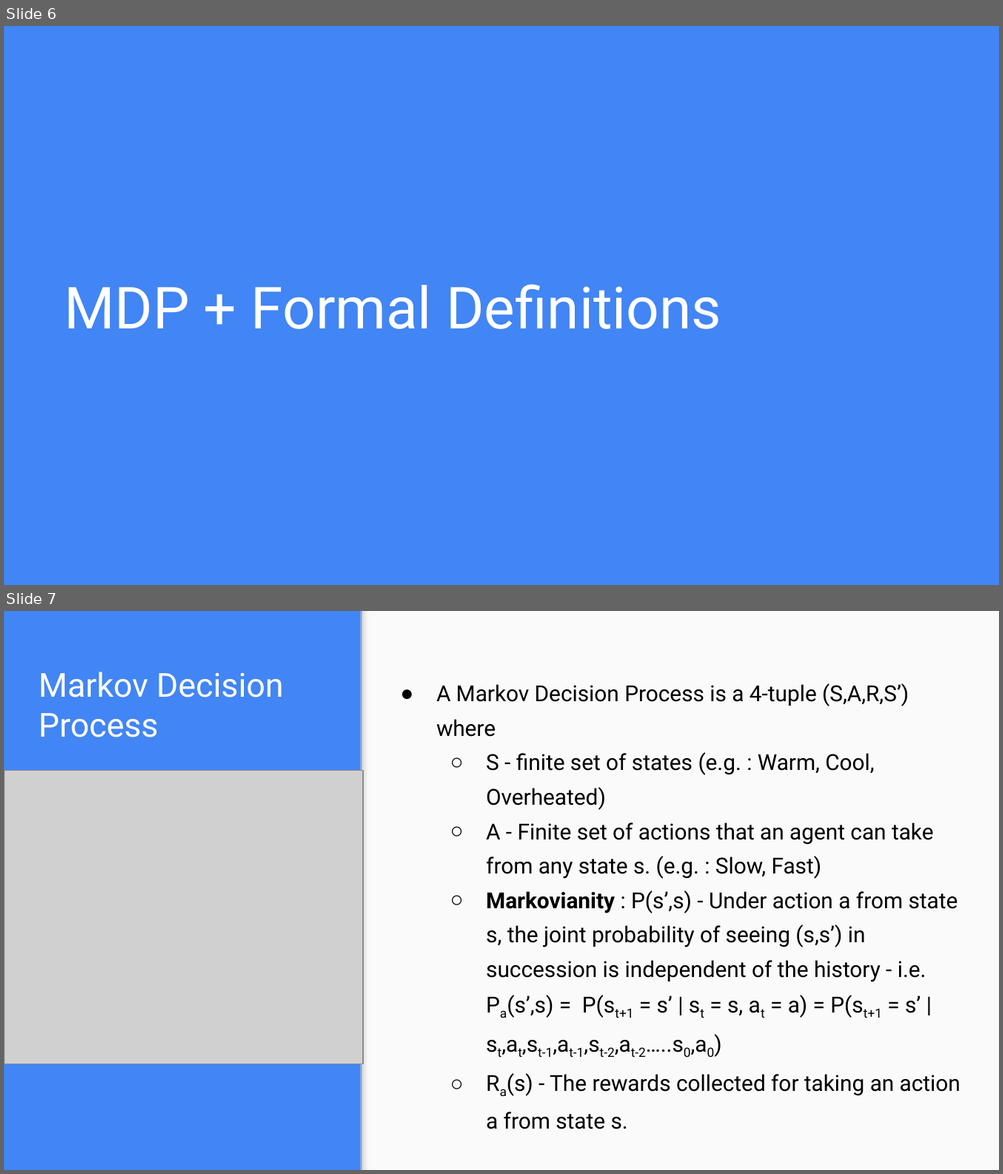
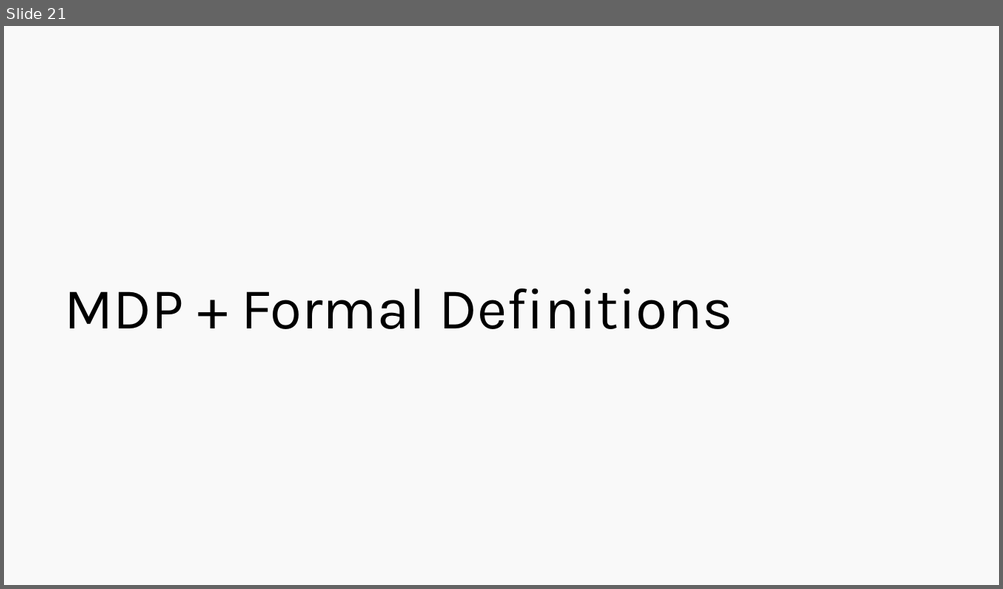
Before and after one commit to Harvard-IACS/2019-CS109B, a slide deck: content/lectures/lecture14/presentation/cs109b_lecture14_RL.pptx. Shown one above the other, each under a label of ours: slides 6 and 7 before the commit, slide 21 after it. The pictures are 1003x1174 and 1003x589 pixels, drawn with LibreOffice and Linux fonts; fonts in the diff are those of the drawing; grey boxes stand for pictures. Boxes give left, top, right and bottom in pixels: in the first picture for what was removed or moved away, otherwise in the second. Text is boxed around its words. In the diff, an @@ line names an element or a change of style, - is before the commit and + after.

```diff
--- a/content/lectures/lecture14/presentation/cs109b_lecture14_RL.pptx
+++ b/content/lectures/lecture14/presentation/cs109b_lecture14_RL.pptx
@@ slide 7 removed at [4,611,999,1170], background #4285F4 @@
@@ rectangle removed at [360,611,999,1170] @@
@@ rectangle removed at [360,611,372,1170] @@
@@ title removed at [39,672,284,738] @@
-Markov Decision Process
@@ text removed at [436,684,960,1130] @@
-● A Markov Decision Process is a 4-tuple (S,A,R,S’) where
-  ○ S - finite set of states (e.g. : Warm, Cool, Overheated)
-  ○ A - Finite set of actions that an agent can take from any state s. (e.g. : Slow, Fast)
-  ○ Markovianity : P(s’,s) - Under action a from state s, the joint probability of seeing (s,s’) in succession is independent of the history - i.e. Pa(s’,s) = P(st+1 = s’ | st = s, at = a) = P(st+1 = s’ | st,at,st-1,at-1,st-2,at-2…..s0,a0)
-  ○ Ra(s) - The rewards collected for taking an action a from state s.
@@ picture removed at [4,770,363,1064] @@
@@ what was slide 6 is now slide 21 @@
@@ slide 21 changed as well @@
@@ background #4285F4 to #F9F9F9 @@
@@ title "MDP + Formal Definitions" at [64,289,733,329]: font Roboto to Karla, text colour #FFFFFF to #000000 @@
```
Also in this commit, not shown: 16 other slides changed, 41 slides added, 10 other slides removed, 1 other file.
